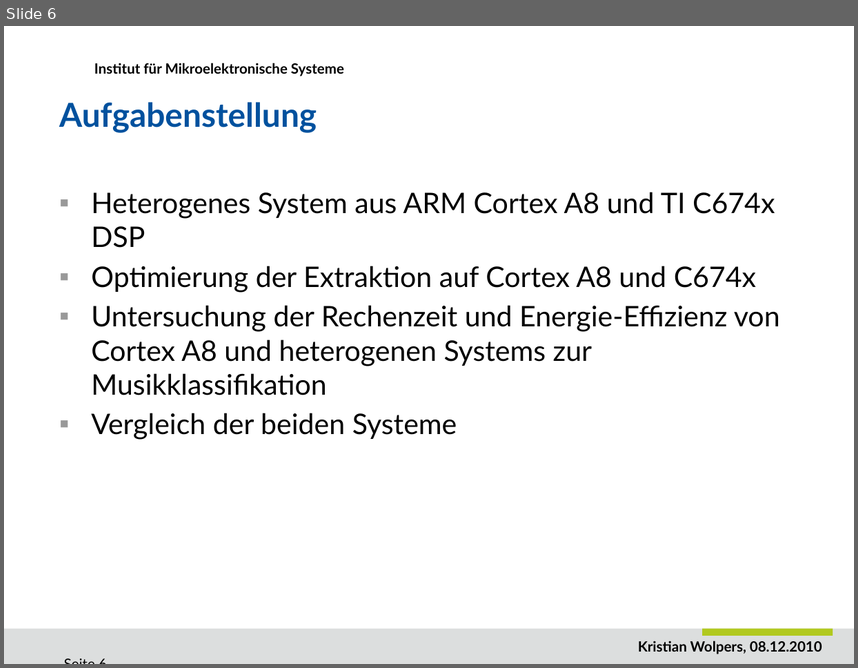
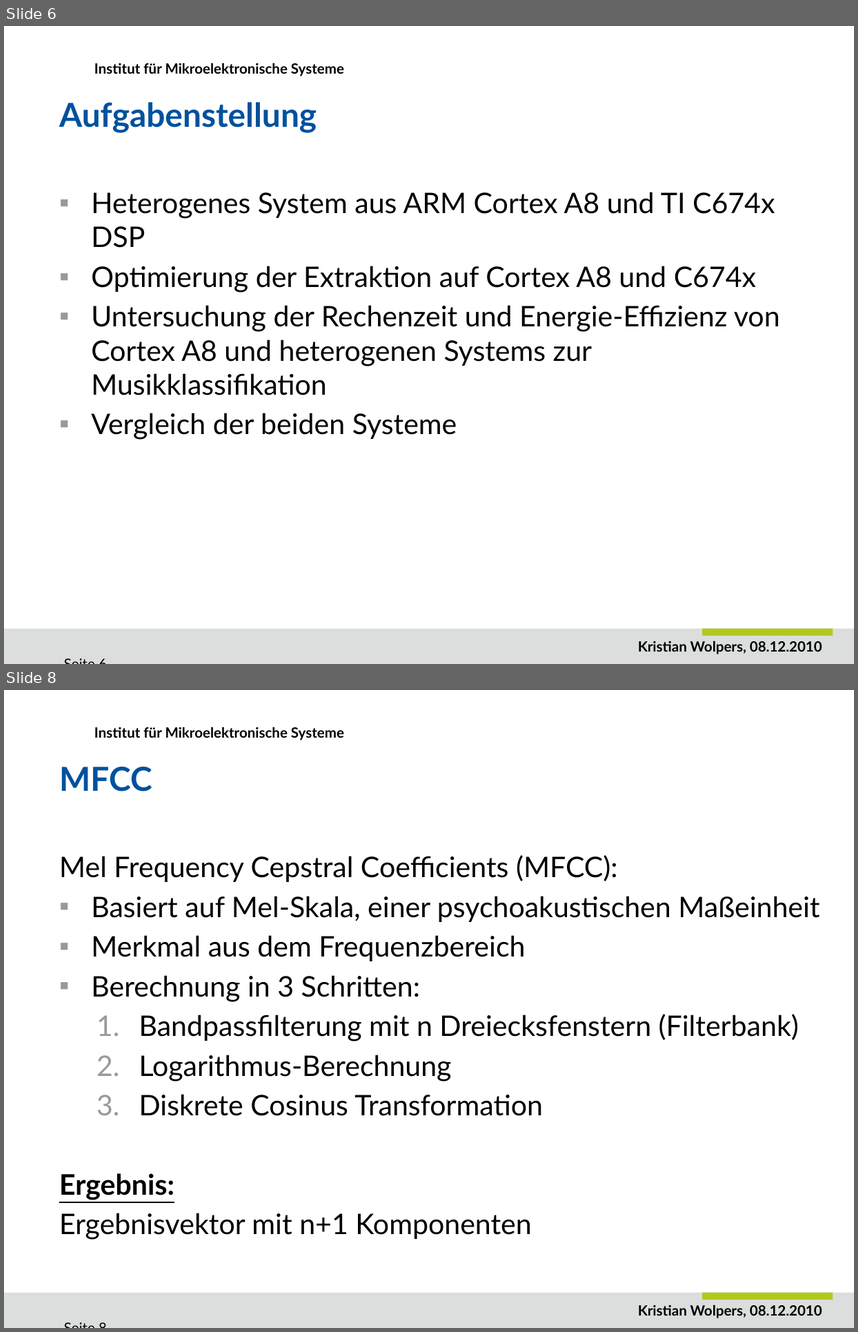
Before and after one commit to DuncanSin/Masterarbeit, a slide deck: Speech/Praesentation1.pptx. Shown one above the other, each under a label of ours: slide 6 before the commit, slides 6 and 8 after it; the slides between them are not shown. The pictures are 858x668 and 858x1332 pixels, drawn with LibreOffice and Linux fonts; fonts in the diff are those of the drawing; background and template pictures are left out. Boxes give left, top, right and bottom in pixels: in the first picture for what was removed or moved away, otherwise in the second. Text is boxed around its words. In the diff, an @@ line names an element or a change of style, - is before the commit and + after.

```diff
--- a/Speech/Praesentation1.pptx
+++ b/Speech/Praesentation1.pptx
@@ slide 8 added at (4,690,854,1328), background #FFFFFF; not listed: 4 template elements that a slide beside it also shows @@
@@ title added at (59,767,152,791), 28 pt, text #00519E, bold @@
+MFCC
@@ text added at (59,855,820,1239), 24 pt, text #000000 @@
+Mel Frequency Cepstral Coefficients (MFCC):
+▪ Basiert auf Mel-Skala, einer psychoakustischen Maßeinheit
+▪ Merkmal aus dem Frequenzbereich
+▪ Berechnung in 3 Schritten:
+  1. Bandpassfilterung mit n Dreiecksfenstern (Filterbank)
+  2. Logarithmus-Berechnung
+  3. Diskrete Cosinus Transformation
+Ergebnis:
+Ergebnisvektor mit n+1 Komponenten
```
Also in this commit, not shown: 12 slides changed, 1 other slide added, 1 slide removed, 2 other files.
